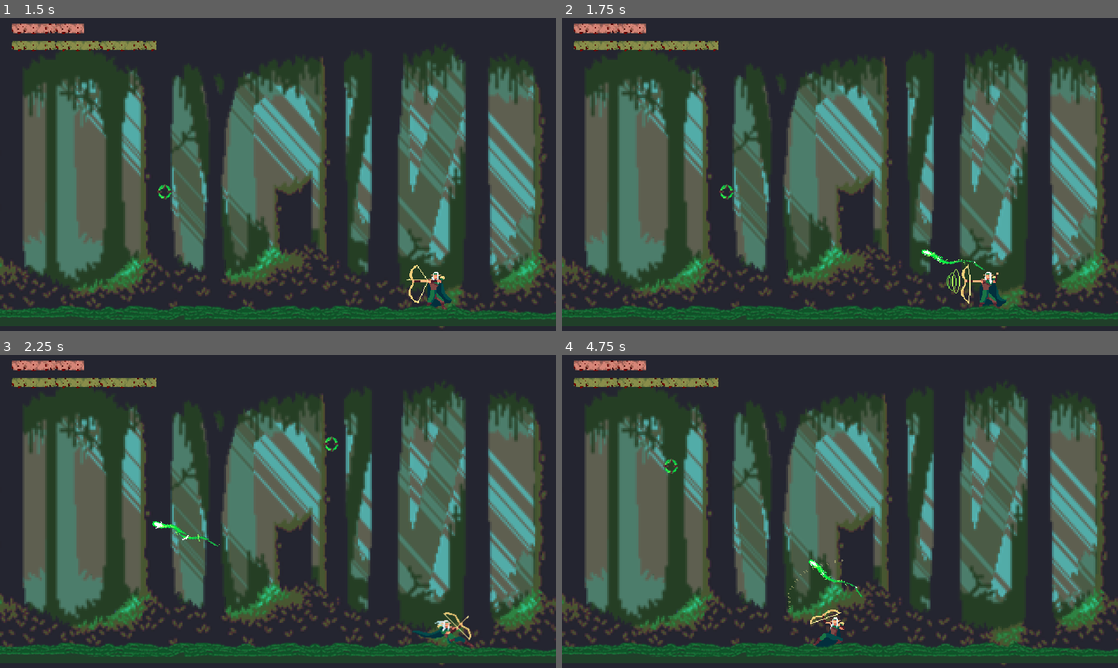
Above: before the commit, frames 1-4 (two rows, left to right).
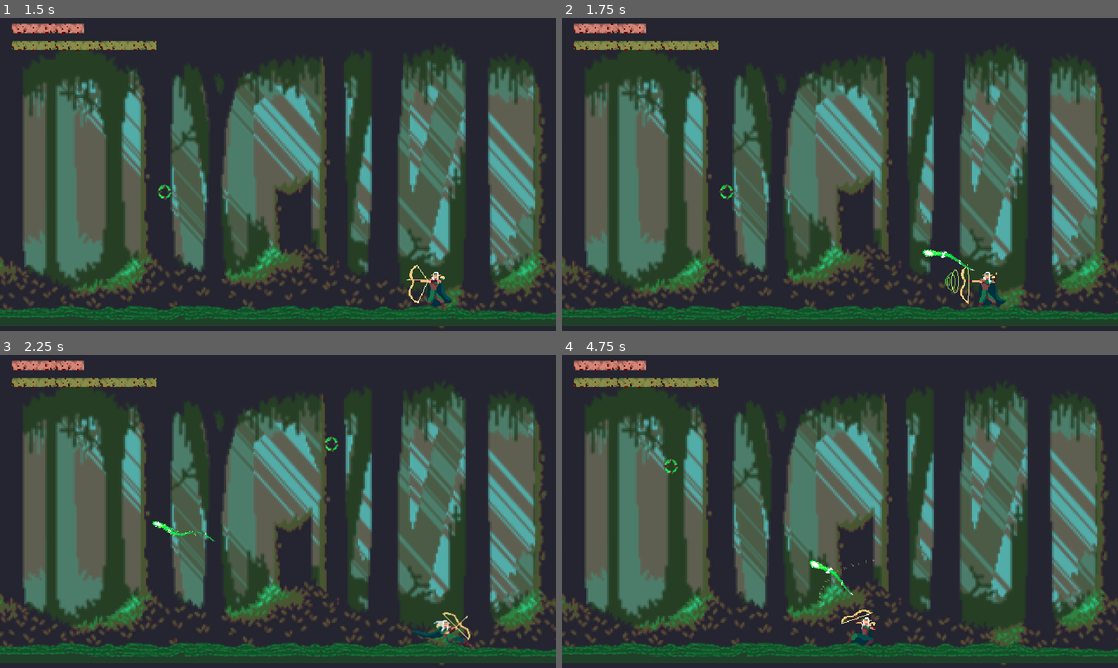
Above: after the commit, the same moments.

Repository: dcrespo3d/GGJ2023
Game: Godot game, scene res://EscenaMain.tscn
The game is run twice, just before and just after one commit, with the same random seed, the same clock (stepped at 60 frames per second) and the same inputs.
Inputs (mouse positions are in pixels of both pictures, inside the frame that each line leads up to):
- Up to frame 1 (1.5 s): move the mouse to (400, 158) at 0.52 s; hold Right (ui_right) 0.53-1.28 s; tap Space (dash_key) at 0.6 s; move the mouse to (166, 190) at 1.27 s; hold Left (ui_left) from 1.28 s (still down); click (166, 190) at 1.35 s
- Up to frame 2 (1.75 s): keep holding Left (ui_left)
- Up to frame 3 (2.25 s): move the mouse to (333, 442) at 2.02 s; release Left (ui_left) at 2.03 s; hold Right (ui_right) from 2.03 s (still down); tap Space (dash_key) at 2.1 s
- Up to frame 4 (4.75 s): move the mouse to (812, 574) at 2.77 s; release Right (ui_right) at 2.78 s; hold Up (ui_up) 2.78-3.53 s; click (812, 574) at 2.85 s; move the mouse to (1006, 558) at 3.52 s; hold Left (ui_left) from 3.53 s (still down); tap Space (dash_key) at 3.6 s; move the mouse to (673, 464) at 4.27 s; click (673, 464) at 4.35 s

Frame 1 is identical in both runs. In frame 2, 0.5% of the frame differs, in the area x 64-80%, y 74-93%; in frame 3, 0.4%; in frame 4, 0.8%, in the area x 40-57%, y 65-94%.

Commit message:
scenes

Diff:
--- a/Control.tscn
+++ /dev/null
@@ -1,5 +0,0 @@
-[gd_scene format=2]
-
-[node name="Control" type="Control"]
-anchor_right = 1.0
-anchor_bottom = 1.0
--- a/GameOver.tscn
+++ b/GameOver.tscn
@@ -1,9 +1,5 @@
 [gd_scene format=2]
 
-[node name="GameOver" type="Node2D"]
-
-[node name="TextureButton" type="TextureButton" parent="."]
-margin_left = 76.0
-margin_top = 36.0
-margin_right = 116.0
-margin_bottom = 76.0
+[node name="Control" type="Control"]
+anchor_right = 1.0
+anchor_bottom = 1.0
--- a/Projectile.tscn
+++ b/Projectile.tscn
@@ -4,7 +4,7 @@
 [ext_resource path="res://Projectile.gd" type="Script" id=2]
 
 [sub_resource type="CapsuleShape2D" id=1]
-radius = 9.99994
+radius = 12.9999
 height = 26.0
 
 [node name="Projectile" type="KinematicBody2D"]
@@ -14,7 +14,6 @@
 [node name="AnimatedSprite" type="AnimatedSprite" parent="."]
 frames = ExtResource( 1 )
 animation = "Projectile"
-frame = 1
 speed_scale = 2.0
 playing = true
 
@@ -23,7 +22,7 @@
 scale = Vector2( 4.1, 1 )
 
 [node name="CollisionShape2D" type="CollisionShape2D" parent="."]
-position = Vector2( 22, 0 )
+position = Vector2( 26, -1 )
 rotation = 1.5708
 shape = SubResource( 1 )
 
